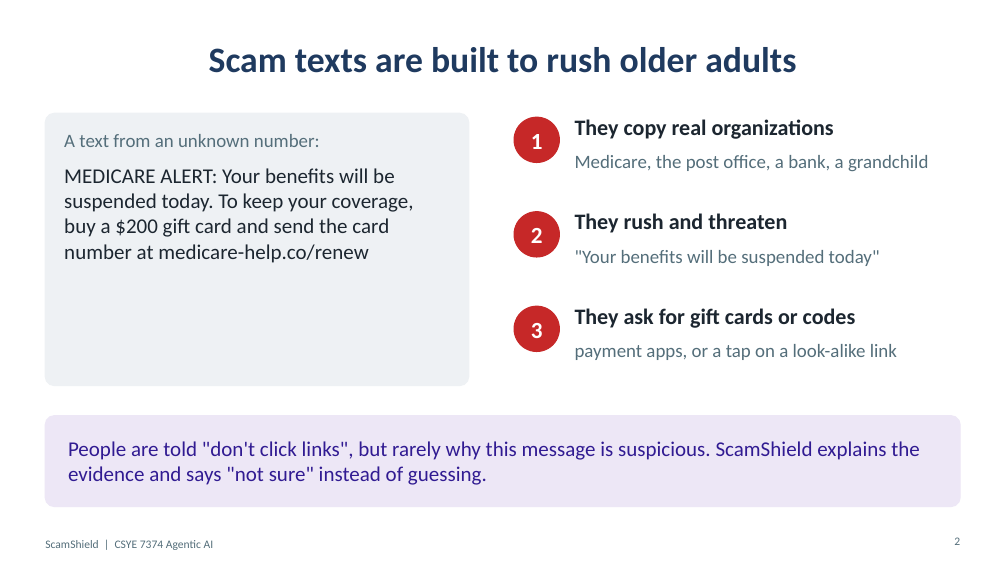
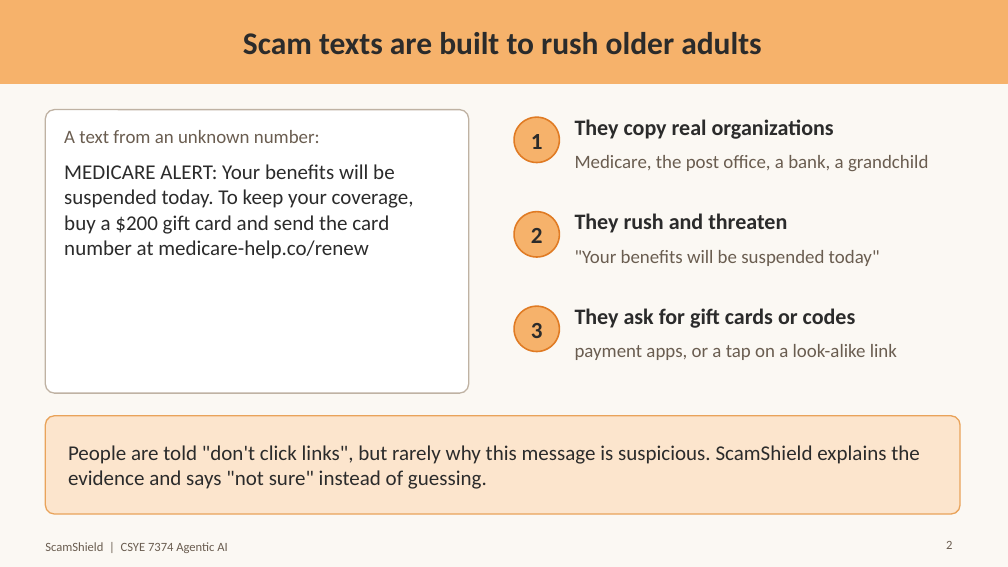
Before and after one commit to ARUNAS95/ScamShield, a slide deck: slide 2 of docs/ScamShield_Presentation.pptx. Drawn at 1008x567 pixels with LibreOffice and Linux fonts; fonts in the diff are those of the drawing. Boxes give left, top, right and bottom in pixels: in the first picture for what was removed or moved away, otherwise in the second. Text is boxed around its words. In the diff, an @@ line names an element or a change of style, - is before the commit and + after.

Commit message:
Restyle the deck: off-white and light orange; add the large blind test slide
Colors are named constants in build_pptx.js. The new slide reads
large_rules.txt and, once the live run exists, large_agent_rag_results.json.

```diff
--- a/docs/ScamShield_Presentation.pptx
+++ b/docs/ScamShield_Presentation.pptx
@@ background #FFFFFF to #FBF8F3 @@
@@ rectangle added at (0, 0, 1008, 83), fill #F6B26B, outline #F6B26B 1 pt @@
@@ title "Scam texts are built to ...": place and size @@
-title "Scam texts are built to ..." at (209, 47, 796, 73)
+title "Scam texts are built to ..." at (243, 32, 761, 55)
@@ title "Scam texts are built to ..." at (243, 32, 761, 55): size 34 to 30 pt, text colour #1F3A5F to #2B2B2B @@
@@ rounded rectangle: place and size @@
-rounded rectangle at (45, 113, 469, 386)
+rounded rectangle at (45, 110, 469, 393)
@@ rounded rectangle at (45, 110, 469, 393): fill #EEF1F4 to #FFFFFF; outline #EEF1F4 1.25 pt to #BFB2A3 1.25 pt; proportions changed @@
@@ text colour #546E7A to #6A5D50 in 4 elements at (575, 155, 928, 171), (575, 250, 880, 266), (575, 344, 897, 360), (64, 130, 320, 143) @@
@@ text colour #1C2630 to #2B2B2B in 4 elements at (575, 119, 834, 139), (575, 213, 787, 233), (575, 308, 856, 328), (64, 164, 414, 259) @@
@@ text colour #FFFFFF to #2B2B2B in 3 elements at (531, 134, 543, 149), (531, 228, 543, 243), (531, 323, 543, 338) @@
@@ fill #C62828 to #F6B26B; outline #C62828 1 pt to #E07B24 1.5 pt in 3 elements at (514, 117, 560, 163), (514, 212, 560, 257), (514, 306, 560, 352) @@
@@ rounded rectangle: place and size @@
-rounded rectangle at (45, 416, 960, 507)
+rounded rectangle at (45, 416, 960, 514)
@@ rounded rectangle at (45, 416, 960, 514): fill #EDE7F6 to #FCE5CD; outline #EDE7F6 1.25 pt to #E9A35A 1.25 pt; proportions changed @@
@@ text "People are told "don't click ..." at (68, 445, 920, 489): text colour #311B92 to #2B2B2B @@
@@ text "ScamShield | CSYE 7374 Agentic ..." at (45, 542, 227, 553): size 11 to 12 pt, text colour #546E7A to #6A5D50 @@
@@ page number: place and size @@
-page number at (954, 537, 960, 545)
+page number at (946, 541, 952, 549)
@@ page number at (946, 541, 952, 549): size 11 to 12 pt, text colour #546E7A to #6A5D50 @@
```
Also in this commit, not shown: 12 other slides changed, 1 slide added, 3 other files.
